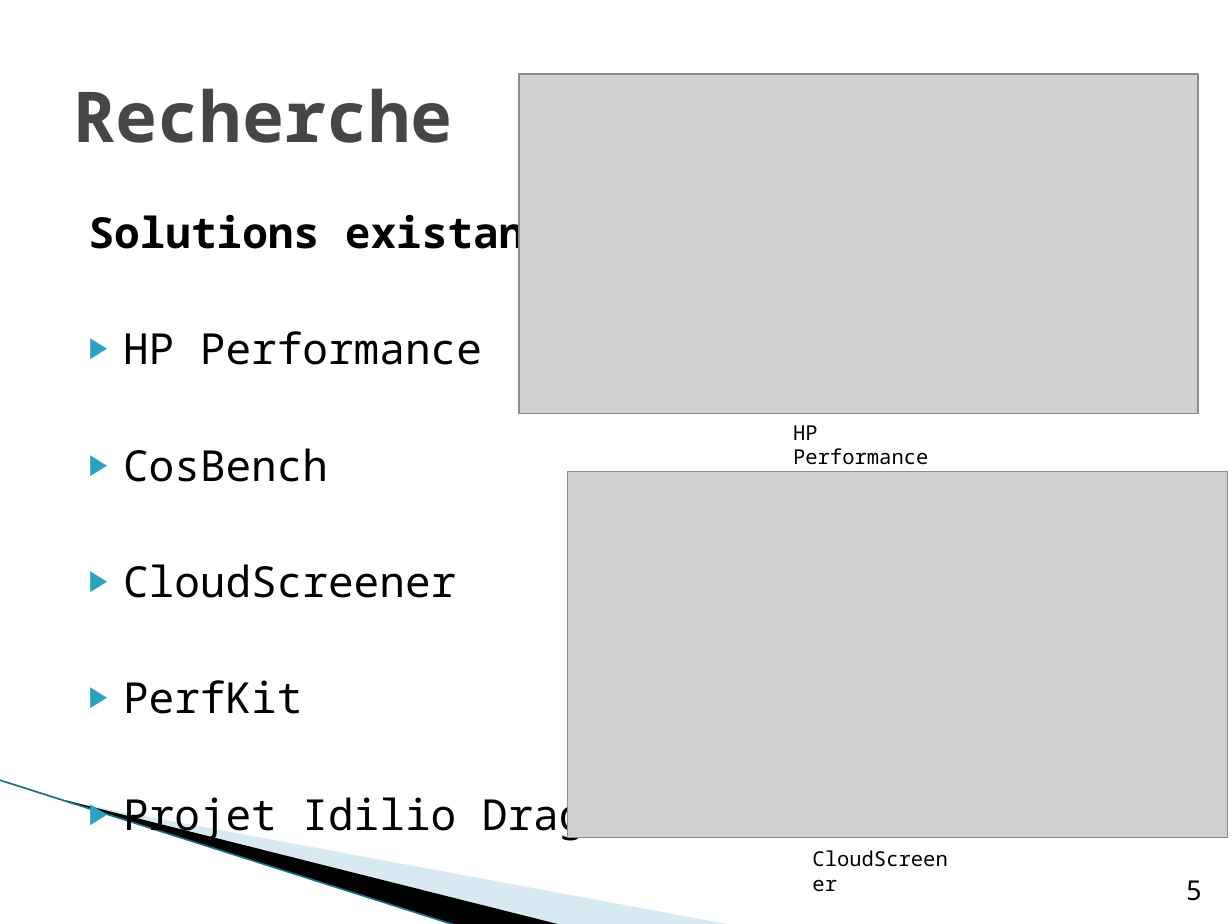
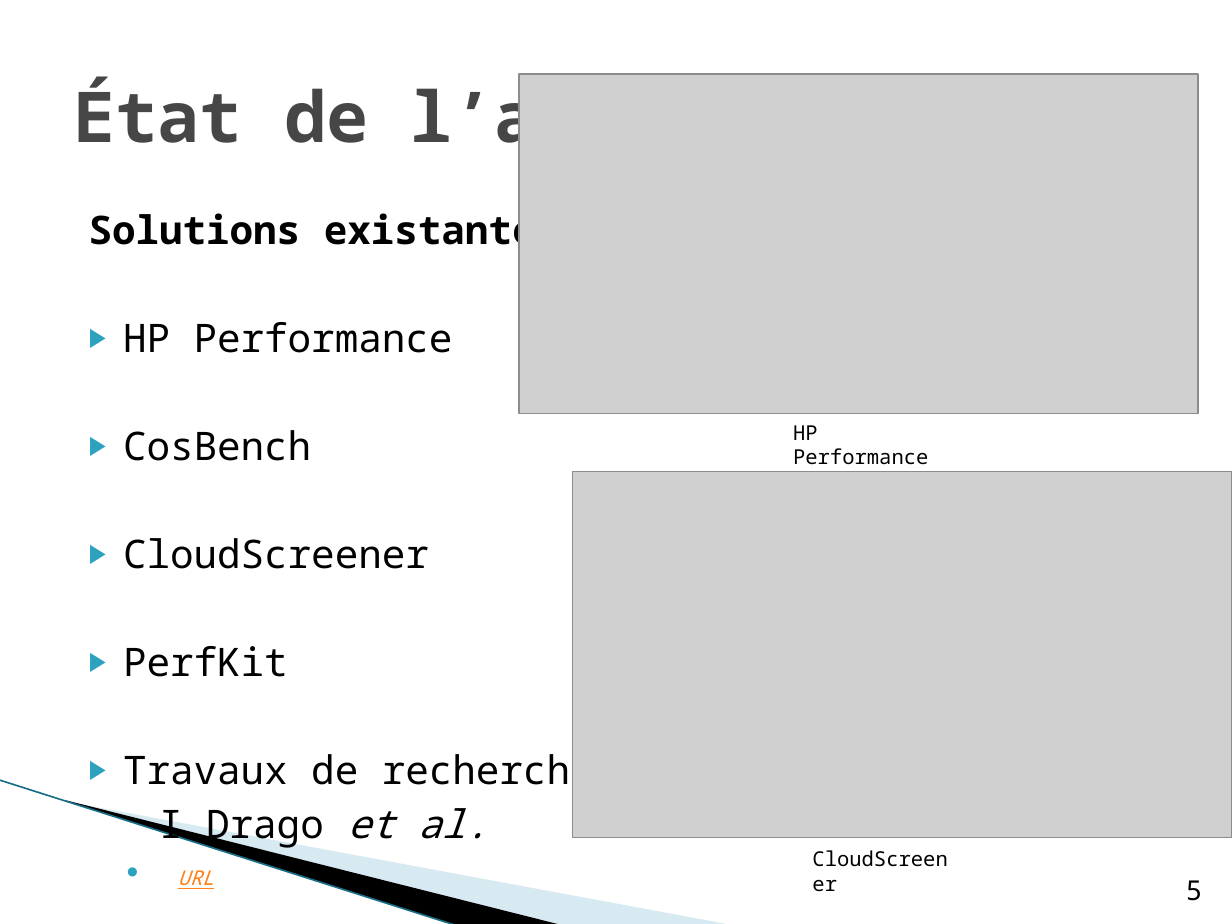
Before and after one commit to hyptos/kyd, a slide deck: slide 5 of docs/TER.pptx. Drawn at 1232x924 pixels with LibreOffice and Linux fonts; fonts in the diff are those of the drawing; grey boxes stand for pictures; background and template pictures are left out. Boxes give left, top, right and bottom in pixels: in the first picture for what was removed or moved away, otherwise in the second. Text is boxed around its words. In the diff, an @@ line names an element or a change of style, - is before the commit and + after.

```diff
--- a/docs/TER.pptx
+++ b/docs/TER.pptx
@@ title at (x1=74, y1=76, x2=620, y2=160): text changed @@
-Recherche
+État de l’art
@@ text at (x1=89, y1=208, x2=559, y2=677): size 25 to 22.9 pt in "Solutions existantes", "HP Performance", "CosBench", "CloudScreener" and 1 more places @@
@@ picture moved from (x1=568, y1=472, x2=1227, y2=838) to (x1=573, y1=472, x2=1232, y2=838) @@
@@ text at (x1=123, y1=748, x2=594, y2=889): text changed; size 25 to 22.9 pt @@
-▶ Projet Idilio Drago
+▶ Travaux de recherche
+I.Drago et al.
+  • URL
```
Also in this commit, not shown: 11 other slides changed, 1 slide added, 3 slides removed.
